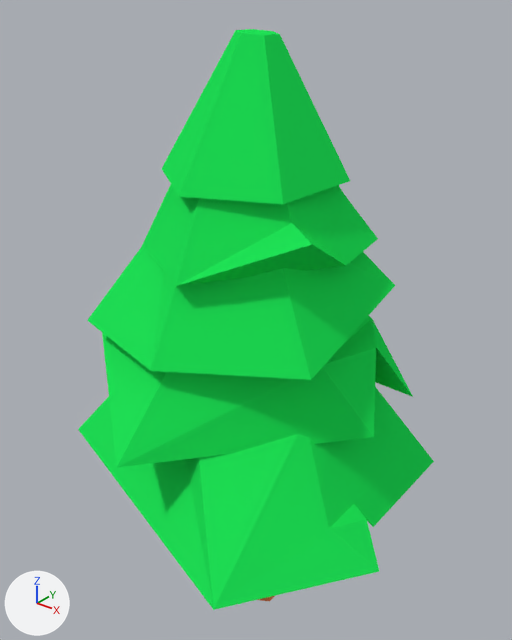
The Blender file As One (new control)/Assets/Environment Assets/tree.blend as it was, and as the next commit left it.
Rendered twice from a 50 mm lens placed at (2.37, -2.83, 3.58), pointed at (0.05, 0.06, 1.79). The axes (+X, +Y, +Z) are drawn at lower left. The lights are the same throughout.
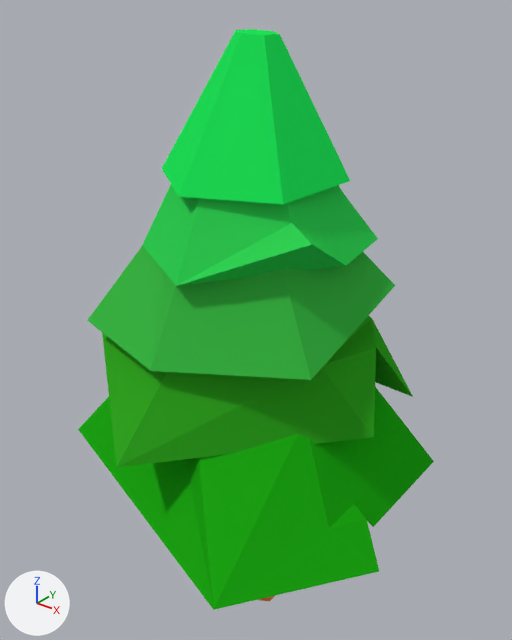
Changed parts and their boxes [x1, y1, x2, y2] in the pictures (512 x 640 px):
'Cylinder.001', recoloured: [78, 387, 434, 610] in both
'Cylinder.003', recoloured: [87, 245, 395, 380] in both
'Cylinder.002', recoloured: [102, 316, 413, 467] in both

What changed in the scene script:
```text
Add mat_leave2_002:
    mat_leave2_002 = diffuse_material('Leave2.002')
    mat_leave2_002.base_color = (0.0432, 0.477, 0.0583)  # green #3bb844
Add mat_leave2_001:
    mat_leave2_001 = diffuse_material('Leave2.001')
    mat_leave2_001.base_color = (0.0316, 0.376, 0.0159)  # green #32a522
Add mat_leaves1:
    mat_leaves1 = diffuse_material('Leaves1')
    mat_leaves1.base_color = (0.0131, 0.393, 0.00736)  # green #1ea815
Change me_cylinder_001:
    where me_cylinder_001.from_pydata(...)  # 22 vertices, 14 faces; spans x -0.97..1.14, y -1.12..0.94, z -0.4..0.42
    remove me_cylinder_001.materials.append(mat_leaves)  # green #21e759
    add me_cylinder_001.materials.append(mat_leaves1)  # green #1ea815
Change me_cylinder_002:
    where me_cylinder_002.from_pydata(...)  # 17 vertices, 11 faces; spans x -0.95..1.02, y -1.1..1.09, z -0.36..0.63
    remove me_cylinder_002.materials.append(mat_leaves)  # green #21e759
    add me_cylinder_002.materials.append(mat_leave2_001)  # green #32a522
Change me_cylinder_003:
    where me_cylinder_003.from_pydata(...)  # 12 vertices, 8 faces; spans x -1.09..0.96, y -1.1..1.09, z -0.39..0.63
    remove me_cylinder_003.materials.append(mat_leaves)  # green #21e759
    add me_cylinder_003.materials.append(mat_leave2_002)  # green #3bb844
```
